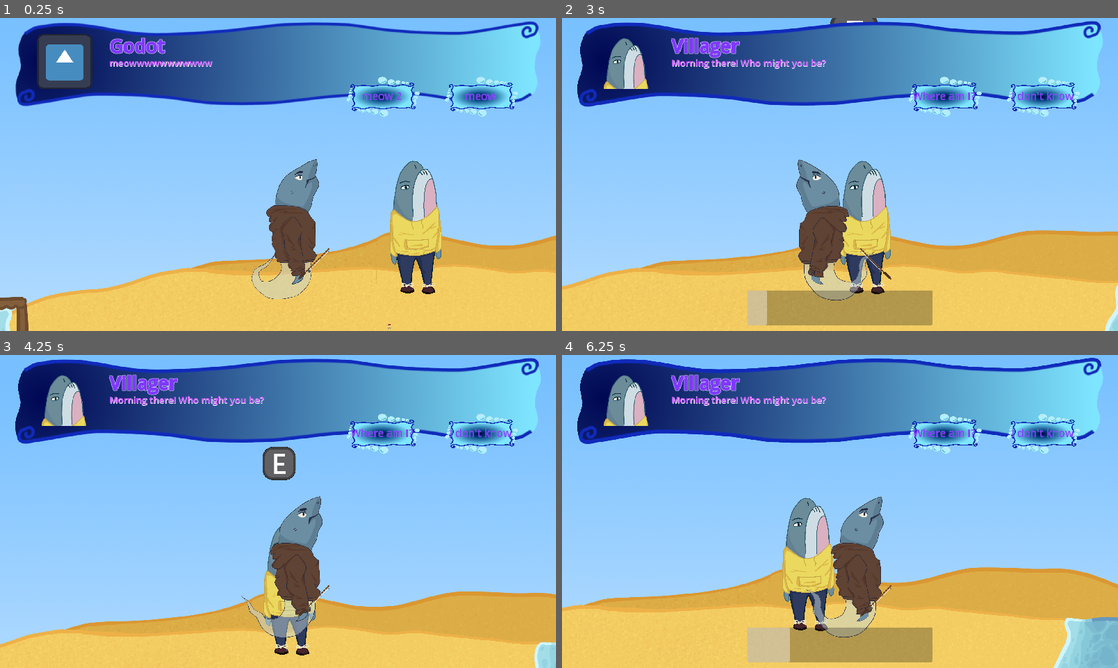
Above: before the commit, frames 1-4 (two rows, left to right).
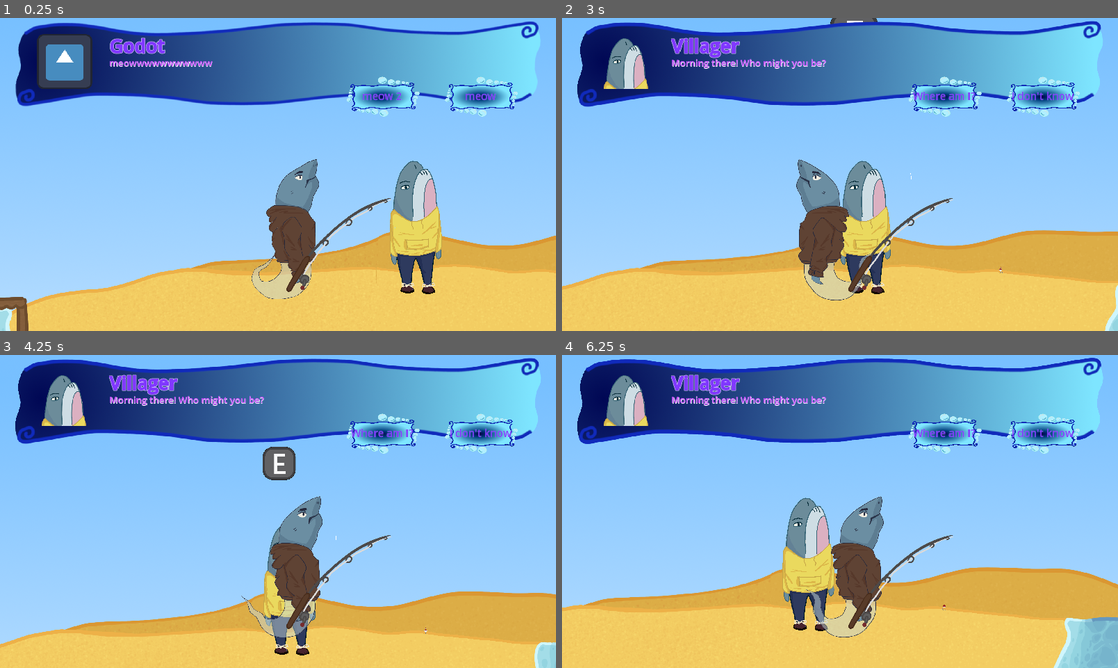
Above: after the commit, the same moments.

Repository: oDevvEn/Bubbles
Game: Godot game, scene res://scenes/main.tscn
The game is run twice, just before and just after one commit, with the same random seed, the same clock (stepped at 60 frames per second) and the same inputs. This scene is started directly instead of the project's main scene. The engine's default icon, where the game draws it, is replaced by a stand-in: a white triangle on a blue panel in a dark square.
Inputs:
- Up to frame 1 (0.25 s): no input
- Up to frame 2 (3 s): click "meow" at 0.5 s; tap Enter at 1.25 s; hold E (interact) 1.28-2.03 s; hold D (moveRight) 1.28-2.78 s; tap Space (jump) at 1.52, 2.27 s; tap E (interact) at 2.1 s; hold A (moveLeft) from 2.78 s (still down); hold E (interact) from 2.78 s (still down)
- Up to frame 3 (4.25 s): release A (moveLeft) at 3.53 s; release E (interact) at 3.53 s; hold D (moveRight) from 3.53 s (still down); tap E (interact) at 3.6 s; tap Space (jump) at 3.77 s
- Up to frame 4 (6.25 s): hold E (interact) 4.28-5.03 s; tap Space (jump) at 4.52, 5.27 s; tap S (save) at 4.9 s; release D (moveRight) at 5.03 s; hold A (moveLeft) 5.03-5.78 s; tap E (interact) at 5.1 s; hold D (moveRight) from 5.78 s (still down); hold E (interact) from 5.78 s (still down)

The runs differ from the first frame. In frame 1, 0.4% of the frame differs, in the area x 51-71%, y 57-100%; in frame 2, 4.2%, in the area x 33-80%, y 49-99%; in frame 3, 0.4%; in frame 4, 4.1%.
Error after the commit: Invalid access to property or key 'global_osition' on a base object of type 'RigidBody2D'. (res://scripts/fishingRod.gd:91)

Commit message:
fishingggggggggggg

Diff:
--- a/Bubbles/project.godot
+++ b/Bubbles/project.godot
@@ -56,6 +56,13 @@
 ]
 }
 
+[layer_names]
+
+2d_physics/layer_1="Player Collidable"
+2d_physics/layer_2="Everything Collidable"
+2d_physics/layer_3="fishing bobber collider"
+2d_physics/layer_4="special sand collider"
+
 [rendering]
 
 textures/canvas_textures/default_texture_filter=0
--- a/Bubbles/scenes/fishing_rod.tscn
+++ b/Bubbles/scenes/fishing_rod.tscn
@@ -1,9 +1,10 @@
-[gd_scene load_steps=8 format=3 uid="uid://dn6es4mb7jm3w"]
+[gd_scene load_steps=9 format=3 uid="uid://dn6es4mb7jm3w"]
 
 [ext_resource type="Texture2D" uid="uid://bvnlvuhbhdwej" path="res://assets/fishingRod.png" id="1_lts1u"]
 [ext_resource type="Script" path="res://scripts/fishingRod.gd" id="1_twmh0"]
 [ext_resource type="Texture2D" uid="uid://dbdrp86uo23d1" path="res://assets/bobber.png" id="2_a4e4p"]
 [ext_resource type="Texture2D" uid="uid://cvu2akkmgggus" path="res://assets/Bubble.png" id="4_yejgl"]
+[ext_resource type="Texture2D" uid="uid://dgmd3yx2sytt1" path="res://assets/crab.png" id="5_g6crj"]
 
 [sub_resource type="RectangleShape2D" id="RectangleShape2D_naauj"]
 size = Vector2(12, 22)
@@ -24,7 +25,7 @@
 inherit_velocity_ratio = 1.0
 direction = Vector3(0, -1, 0)
 spread = 60.0
-initial_velocity_max = 128.0
+initial_velocity_max = 16.0
 gravity = Vector3(0, 98, 0)
 anim_offset_max = 1.0
 
@@ -52,9 +53,11 @@
 show_percentage = false
 
 [node name="Bobber" type="RigidBody2D" parent="."]
+visible = false
 top_level = true
 position = Vector2(45.965, 0)
 collision_layer = 0
+collision_mask = 14
 lock_rotation = true
 
 [node name="BobberSprite" type="Sprite2D" parent="Bobber"]
@@ -69,20 +72,28 @@
 
 [node name="RayCast2D" type="RayCast2D" parent="Bobber"]
 target_position = Vector2(0, 13)
-collision_mask = 2
+collision_mask = 12
 collide_with_areas = true
 
 [node name="BubbleParticles" type="GPUParticles2D" parent="Bobber"]
 material = SubResource("CanvasItemMaterial_ilua0")
-position = Vector2(-45.965, 0)
 emitting = false
-amount = 12
+amount = 24
 process_material = SubResource("ParticleProcessMaterial_lcnbu")
 texture = ExtResource("4_yejgl")
-lifetime = 2.0
+lifetime = 3.0
+randomness = 1.0
+fixed_fps = 60
+
+[node name="AttatchedFish" type="Sprite2D" parent="Bobber"]
+visible = false
+rotation = -1.5708
+scale = Vector2(0.25, 0.25)
+texture = ExtResource("5_g6crj")
+offset = Vector2(-160, 0)
 
 [node name="FishingRodTip" type="Marker2D" parent="."]
-position = Vector2(29, -25)
+position = Vector2(363, -312)
 
 [node name="FishingLine" type="Line2D" parent="."]
 visible = false
--- a/Bubbles/scenes/main.tscn
+++ b/Bubbles/scenes/main.tscn
@@ -21,9 +21,6 @@
 [sub_resource type="RectangleShape2D" id="RectangleShape2D_2cafx"]
 size = Vector2(837.001, 20)
 
-[sub_resource type="RectangleShape2D" id="RectangleShape2D_rylii"]
-size = Vector2(12380, 100)
-
 [sub_resource type="WorldBoundaryShape2D" id="WorldBoundaryShape2D_rd4oo"]
 normal = Vector2(0.999975, -0.00700547)
 distance = -638.774
@@ -329,6 +326,21 @@
 [sub_resource type="RectangleShape2D" id="RectangleShape2D_jsmd7"]
 size = Vector2(932.043, 2933.2)
 
+[sub_resource type="RectangleShape2D" id="RectangleShape2D_rylii"]
+size = Vector2(11853, 100)
+
+[sub_resource type="Gradient" id="Gradient_7o0fi"]
+colors = PackedColorArray(0.188235, 0.690196, 1, 1, 0.443137, 0.843137, 1, 1)
+
+[sub_resource type="GradientTexture2D" id="GradientTexture2D_8lsis"]
+gradient = SubResource("Gradient_7o0fi")
+width = 4096
+height = 512
+fill_from = Vector2(0.5, 0)
+fill_to = Vector2(0.5, 1)
+metadata/_snap_enabled = true
+metadata/_snap_count = 2
+
 [node name="main" type="Node2D"]
 script = ExtResource("1_3xh5h")
 
@@ -341,38 +353,33 @@
 offset = Vector2(0, -433)
 
 [node name="fishingRod" parent="player" instance=ExtResource("2_8q2ka")]
-position = Vector2(123.5, -124.5)
-scale = Vector2(1.76563, 1.76563)
-offset = Vector2(0, 0)
-
-[node name="mapBoundaries" type="StaticBody2D" parent="."]
-metadata/_edit_lock_ = true
-
-[node name="CollisionShape2D2" type="CollisionShape2D" parent="mapBoundaries"]
+scale = Vector2(0.5, 0.5)
+offset = Vector2(420, -380)
+
+[node name="mapPlayerBoundaries" type="StaticBody2D" parent="."]
+metadata/_edit_lock_ = true
+
+[node name="CollisionShape2D2" type="CollisionShape2D" parent="mapPlayerBoundaries"]
 position = Vector2(1146, -371)
 rotation = -1.5708
 shape = SubResource("RectangleShape2D_2cafx")
 
-[node name="CollisionShape2D" type="CollisionShape2D" parent="mapBoundaries"]
-position = Vector2(3895, -30)
-shape = SubResource("RectangleShape2D_rylii")
-
-[node name="CollisionShape2D3" type="CollisionShape2D" parent="mapBoundaries"]
+[node name="CollisionShape2D3" type="CollisionShape2D" parent="mapPlayerBoundaries"]
 position = Vector2(1146, -371)
 rotation = -1.5708
 shape = SubResource("WorldBoundaryShape2D_rd4oo")
 
-[node name="CollisionShape2D4" type="CollisionShape2D" parent="mapBoundaries"]
+[node name="CollisionShape2D4" type="CollisionShape2D" parent="mapPlayerBoundaries"]
 position = Vector2(-1814, -291)
 scale = Vector2(10, 10)
 shape = SubResource("RectangleShape2D_o3t4m")
 
-[node name="CollisionShape2D5" type="CollisionShape2D" parent="mapBoundaries"]
+[node name="CollisionShape2D5" type="CollisionShape2D" parent="mapPlayerBoundaries"]
 position = Vector2(4984, -561)
 scale = Vector2(10, 10)
 shape = SubResource("RectangleShape2D_8obkk")
 
-[node name="CollisionShape2D6" type="CollisionShape2D" parent="mapBoundaries"]
+[node name="CollisionShape2D6" type="CollisionShape2D" parent="mapPlayerBoundaries"]
 position = Vector2(6727.5, -533)
 shape = SubResource("RectangleShape2D_sixln")
 
@@ -549,6 +556,35 @@
 shape = SubResource("RectangleShape2D_jsmd7")
 script = ExtResource("17_krlnx")
 
+[node name="mapEverythingBoundaries" type="StaticBody2D" parent="."]
+collision_layer = 3
+collision_mask = 3
+metadata/_edit_lock_ = true
+
+[node name="CollisionShape2D" type="CollisionShape2D" parent="mapEverythingBoundaries"]
+position = Vector2(4158.5, -30)
+shape = SubResource("RectangleShape2D_rylii")
+
+[node name="fishingCollider" type="StaticBody2D" parent="."]
+collision_layer = 4
+collision_mask = 4
+metadata/_edit_lock_ = true
+
+[node name="CollisionPolygon2D" type="CollisionPolygon2D" parent="fishingCollider"]
+polygon = PackedVector2Array(-3283, -26, -3144, -28, -3048, -31, -2979, -39, -2910, -21, -2869, -18, -2752, -31, -2676, -31, -2636, -36, -2596, -31, -2563, -18, -2512, -12, -2433, -13, -2359, -24, -2270, -27, -2217, -24, -2185, -13, -2150, -4, -2091, -1, -1988, -14, -1789, 8, -1728, 10, -1728, 45, -3296, 28)
+
+[node name="BackgroundSky" type="Sprite2D" parent="."]
+position = Vector2(119, -2563)
+texture = SubResource("GradientTexture2D_8lsis")
+
+[node name="sandCollider" type="StaticBody2D" parent="."]
+collision_layer = 8
+collision_mask = 8
+metadata/_edit_lock_ = true
+
+[node name="CollisionPolygon2D" type="CollisionPolygon2D" parent="sandCollider"]
+polygon = PackedVector2Array(-1205, -34, -1105, -67, -1015, -79, -920, -86, -772, -132, -685, -152, -598, -154, -494, -143, -337, -143, -36, -163, 72, -155, 139, -158, 228, -171, 288, -173, 457, -150, 504, -150, 571, -157, 910, -117, 1019, -115, 1010, -13, -1203, -4)
+
 [connection signal="body_entered" from="InteractiveUI/interactiveUI2" to="InteractiveUI/interactiveUI2/CollisionShape2D2" method="_on_interactive_ui_2_body_entered"]
 [connection signal="body_exited" from="InteractiveUI/interactiveUI2" to="InteractiveUI/interactiveUI2/CollisionShape2D2" method="_on_interactive_ui_2_body_exited"]
 [connection signal="timeout" from="InteractiveUI/interactiveUI2/CollisionShape2D2/Timer" to="InteractiveUI/interactiveUI2/CollisionShape2D2" method="_on_timer_timeout"]
--- a/Bubbles/scripts/fishingRod.gd
+++ b/Bubbles/scripts/fishingRod.gd
@@ -1,10 +1,12 @@
 extends Sprite2D
+
+const retractSpeed : float = 500
 
 var heldTime : float = 0
 var cast : bool = false
-var canCast : bool = true
 var colliding : bool = false
 var catching : bool = false
+var retracting : bool = false
 
 @onready var playerSprite : AnimatedSprite2D = get_parent().get_node("AnimatedSprite2D")
 @onready var progressBar : ProgressBar = $CanvasLayer/ProgressBar
@@ -19,25 +21,45 @@
 @onready var castTimer : Timer = $CastTime
 @onready var bubbles : GPUParticles2D = $Bobber/BubbleParticles
 
+# fish texture: 1 in every [] times
+@onready var fish : Dictionary = {
+	"Cod": [load("res://assets/fish/Cod.png"), 										   Vector2(-250,  55)], # 50%
+	"JewelCichild": [load("res://assets/fish/JewelCichild.png"), 					   Vector2(-210,  40)], # 20%
+	"CopperbandButterflyfish": [load("res://assets/fish/CopperbandButterflyfish.png"), Vector2(-100, -32)], # 15%
+	"Clownfish": [load("res://assets/fish/Clownfish.png"), 	 						   Vector2(-150,  40)], # 10%
+	"PurpleTang": [load("res://assets/fish/PurpleTang.png"), 						   Vector2(-185, - 8)], #  5%
+}
+@onready var attatchedFish : Sprite2D = $Bobber/AttatchedFish
+
 func _process(delta: float) -> void:
 	# Retract
-	if Input.is_action_just_pressed("interact"):
-		if cast:
-			cast = false
-			canCast = false
-			bobber.visible = false
-			line.visible = false
-			bobberCollider.disabled = true
+	if Input.is_action_just_pressed("interact") and cast:
+		retracting = true
+		cast = false
 
-			if catching:
-				catching = false
-				print("catched fishor dead body perhaps owo")
+		if catching:
+			catching = false
+			var choice : float = randf_range(0, 100)
+			var stats : Array
+			if choice > 50:
+				stats = fish["Cod"]
+			elif choice > 30:
+				stats = fish["JewelCichild"]
+			elif choice > 15:
+				stats = fish["CopperbandButterflyfish"]
+			elif choice > 5:
+				stats = fish["Clownfish"]
+			else:
+				stats = fish["PurpleTang"]
 
-		elif not canCast:
-			canCast = true
+			attatchedFish.texture = stats[0]
+			attatchedFish.offset = stats[1]
+			attatchedFish.visible = true
+		else:
+			attatchedFish.visible = false
 
 	# Casting
-	if Input.is_action_pressed("interact") and canCast:
+	if Input.is_action_pressed("interact") and not cast and not retracting:
 		heldTime += delta
 		heldTime = clamp(heldTime, 0, 2)
 		progressBar.value = heldTime * 50
@@ -50,22 +72,39 @@
 		bobber.visible = true
 		line.visible = true
 		bobberCollider.disabled = false
+		bubbles.amount = 12
 
 		bobber.global_transform.origin = rodTip.global_position + offset * scale
 		bobber.linear_velocity = Vector2(-heldTime * 500 * (int(playerSprite.flip_h) * 2 - 1), -heldTime * 100)
 
 		heldTime = 0
 
+	# Cast Time
 	if cast:
-		# LINE update
-		line.points = [rodTip.global_position + offset * scale, bobber.global_position + bobberTip.position]
-
-		# Cast Time
 		var collision : Object = raycast.get_collider()
 		if collision and not colliding:
 			colliding = true
-			castTimer.wait_time = randf_range(1, 3)
+			castTimer.wait_time = randf_range(5, 10)
 			castTimer.start()
+
+	if retracting:
+		if bobber.global_osition.distance_to(rodTip.global_position) > 1:
+			bobber.linear_velocity = (bobber.global_position + bobberTip.position).direction_to(rodTip.global_position + offset * scale) * retractSpeed
+		else:
+			retracting = false
+			bobber.visible = false
+			line.visible = false
+			bobberCollider.disabled = true
+			colliding = false
+			bubbles.emitting = false
+			castTimer.stop()
+
+
+
+	# LINE update
+	if cast or retracting:
+		line.points = [rodTip.global_position + offset * scale, bobber.global_position + bobberTip.position]
+
 
 	# Rod flip update
 	flip_h = playerSprite.flip_h
@@ -77,7 +116,9 @@
 		catching = true
 		bubbles.emitting = true
 		castTimer.wait_time = randf_range(2, 4)
+		castTimer.start()
 	else:
 		catching = false
 		bubbles.emitting = false
 		castTimer.wait_time = randf_range(20, 40)
+		castTimer.start()
--- a/Bubbles/scripts/main.gd
+++ b/Bubbles/scripts/main.gd
@@ -13,6 +13,7 @@
 	var data : Dictionary = {
 		"positionX": player.position.x,
 		"positionY": player.position.y,
+		"special": player.crabbed,
 		"inventory": player.inventory}
 	saving.position = Vector2(player.position.x-270, (player.position.y-900))
 	timer.start()
@@ -39,6 +40,7 @@
 	# Load player data
 	if loadData:
 		player.position = Vector2(loadData["positionX"], loadData["positionY"])
+		player.crabbed = loadData["special"]
 		player.inventory = loadData["inventory"]
 	elif FileAccess.file_exists("user://gamesave.save"):
 		DirAccess.remove_absolute("user://gamesave.save")
--- a/Bubbles/scripts/player.gd
+++ b/Bubbles/scripts/player.gd
@@ -3,6 +3,7 @@
 var inventory = {"missingPoster": false,
 "brokenPhone": false, "keys": false, "address": false,
 "necklace":false, "fishingRod": false}
+var crabbed : bool = false
 
 @onready var sprite: AnimatedSprite2D = $AnimatedSprite2D
 @onready var col: CollisionShape2D = $CollisionShape2D
Binary file added: Bubbles/assets/crab.png
Not shown, added: Bubbles/assets/crab.png.import
Binary file added: Bubbles/assets/fish/Clownfish.png
Not shown, added: Bubbles/assets/fish/Clownfish.png.import
Binary file added: Bubbles/assets/fish/Cod.png
Not shown, added: Bubbles/assets/fish/Cod.png.import
Binary file added: Bubbles/assets/fish/CopperbandButterflyfish.png
Not shown, added: Bubbles/assets/fish/CopperbandButterflyfish.png.import
Binary file added: Bubbles/assets/fish/JewelCichild.png
Not shown, added: Bubbles/assets/fish/JewelCichild.png.import
Binary file added: Bubbles/assets/fish/PurpleTang.png
Not shown, added: Bubbles/assets/fish/PurpleTang.png.import
(and 2 more such lines)
